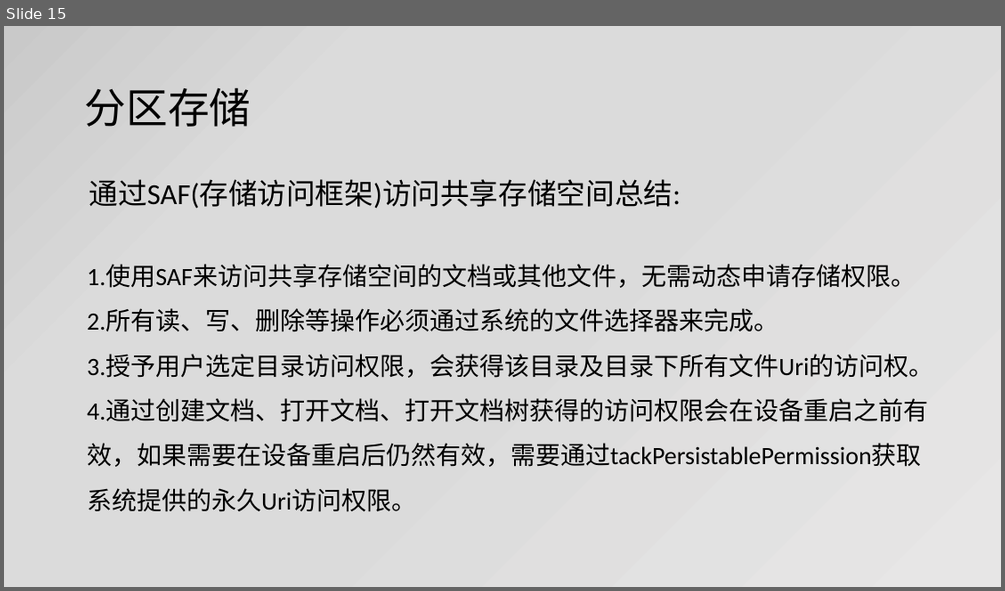
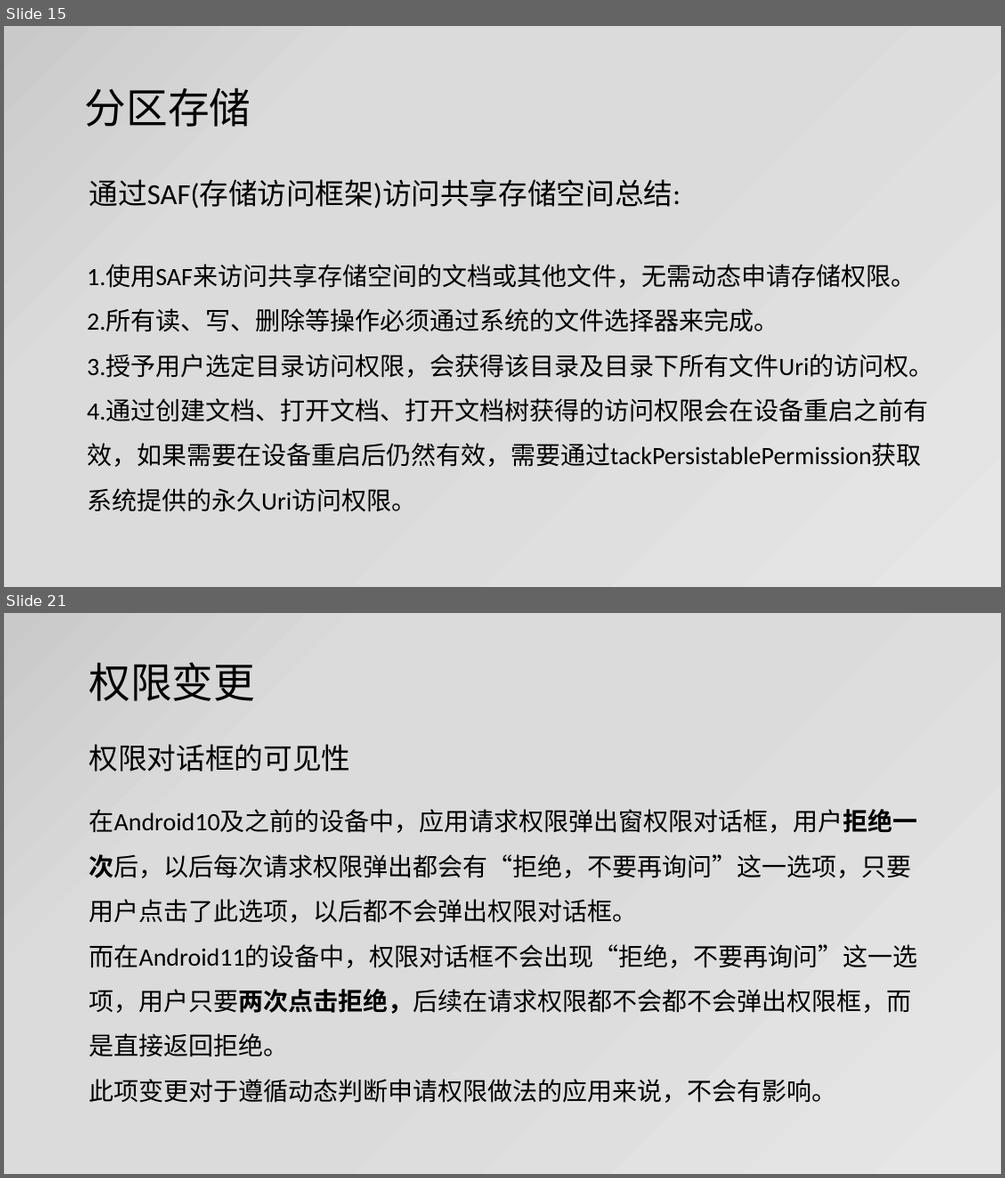
Before and after one commit to jianjunxiao/Adaptation, a slide deck: Android10、11适配.pptx. Shown one above the other, each under a label of ours: slide 15 before the commit, slides 15 and 21 after it; the slides between them are not shown. The pictures are 1005x591 and 1005x1178 pixels, drawn with LibreOffice and Linux fonts; fonts in the diff are those of the drawing. Boxes give left, top, right and bottom in pixels: in the first picture for what was removed or moved away, otherwise in the second. Text is boxed around its words. In the diff, an @@ line names an element or a change of style, - is before the commit and + after.

```diff
--- a/Android10、11适配.pptx
+++ b/Android10、11适配.pptx
@@ slide 21 added at <box>4,613,1001,1174</box>, background gradient #E7E6E6 to #DBDBDB to #C9C9C9 @@
@@ title added at <box>89,662,256,701</box>, 40 pt, text #000000 @@
+权限变更
@@ text added at <box>89,744,351,771</box>, 28 pt, text #000000 @@
+权限对话框的可见性
@@ text added at <box>89,809,918,1103</box>, 24 pt, text #000000 @@
+在Android10及之前的设备中，应用请求权限弹出窗权限对话框，用户拒绝一次后，以后每次请求权限弹出都会有“拒绝，不要再询问”这一选项，只要用户点击了此选项，以后都不会弹出权限对话框。
+而在Android11的设备中，权限对话框不会出现“拒绝，不要再询问”这一选项，用户只要两次点击拒绝，后续在请求权限都不会都不会弹出权限框，而是直接返回拒绝。
+此项变更对于遵循动态判断申请权限做法的应用来说，不会有影响。
```
Also in this commit, not shown: 3 slides changed, 8 other slides added, 12 other files.
